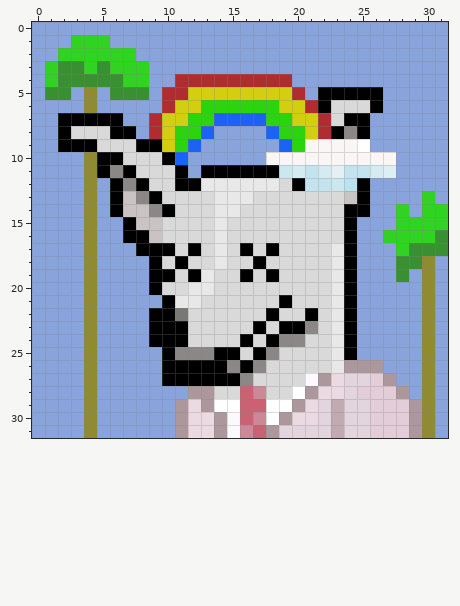
A pixel-art sprite gets an edit: i/chichis1.png. That is the earlier state.
The file is 32x32 pixels. Colours within 5 levels of each other are drawn and written as one.
The result:
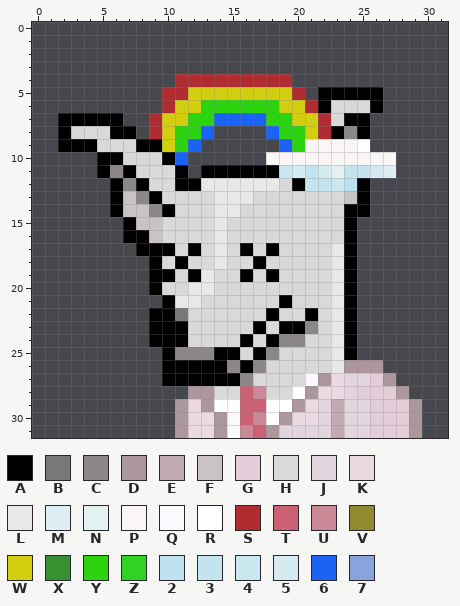
Palette (. is transparent): A #000000  B #787877  C #8b8787  D #ac989c  E #c1aab2  F #c9c3c3  G #e2cdd8  H #d9d9d9  J #e3d5dd  K #ecdae3  L #e8e8e8  M #deeef5  N #e5f0f3  P #f9f6f5  Q #fbf9fe  R #ffffff  S #af2c31  T #ca6273  U #cb8897  V #908b30  W #d3ce0f  X #399030  Y #2cd30f  Z #31d322  2 #bbe2ee  3 #c3e4ee  4 #cbe7ef  5 #d6ebf1  6 #1b63f4  7 #89a4dc
Difference:
@@ x 0..31 @@
- 0 77777777777777777777777777777777
- 1 777ZZZ77777777777777777777777777
- 2 77ZZZZZZ777777777777777777777777
- 3 7ZXXZXZZZ77777777777777777777777
- 4 7ZXXXXXZZ77SSSSSSSSS777777777777
- 5 7XX7V7XXX7SSWWWWWWWWS7AAAAA77777
- 6 7777V77777SWWYYYYYYWWSAHHHA77777
- 7 77AAAAA77SWWYY6666YYWWSHAA777777
- 8 77AHHHAA7SWYY677776YYWSACA777777
- 9 77AAAHHHAAWY67777776YPPPPR777777
-10 7777VAAHHHA6777777PPPPPPPPPP7777
-11 7777VACAHHHA7AAAAAA4535N335M7777
-12 7777V7ACAHHAALLLLLLHA3342A777777
-13 7777V7AFCAHHHHLLLHHHHHHHFA7777Z7
-14 7777V7AFFCAHHHLLHHHHHHHHAA77Z7ZZ
-15 7777V77AFFHHHHLHHHHHHHHHA777ZZZZ
-16 7777V77AAFHHHHLHHHHHHHHHA77ZZZZX
-17 7777V777AAAHAHLHAHAHHHHLA777ZXXX
-18 7777V7777AHAHHLHHAHHHHHLA777XXV7
-19 7777V7777AAHALHHAHAHHHHLA777X7V7
-20 7777V7777AHHLLHHHHHHHHHLA77777V7
-21 7777V77777ALLHHHHHHAHHHLA77777V7
-22 7777V7777AABHHHHHHAHHAHLA77777V7
-23 7777V7777AAAHHHHHAHAACHLA77777V7
-24 7777V7777AAAHHHHAHACCHHLA77777V7
-25 7777V77777ACCCAAHACHHHHLA77777V7
-26 7777V77777AAAAACACHHHHHLDDD777V7
-27 7777V77777AAAAAACHHHHQDKJJGD77V7
-28 7777V7777777DDHHTUHHRDKKJGGGD7V7
-29 7777V777777DKDRRTTRRDKJEJJGGGDV7
-30 7777V777777DKKDQTURDKKJEJJGGGDV7
-31 7777V777777DKKDQUTDJJJJEJJGGGDV7
+ 0 ................................
+ 1 ................................
+ 2 ................................
+ 3 ................................
+ 4 ...........SSSSSSSSS............
+ 5 ..........SSWWWWWWWWS.AAAAA.....
+ 6 ..........SWWYYYYYYWWSAHHHA.....
+ 7 ..AAAAA..SWWYY6666YYWWSHAA......
+ 8 ..AHHHAA.SWYY6....6YYWSACA......
+ 9 ..AAAHHHAAWY6......6YPPPPR......
+10 .....AAHHHA6......PPPPPPPPPP....
+11 .....ACAHHHA.AAAAAA4535N335M....
+12 ......ACAHHAALLLLLLHA3342A......
+13 ......AFCAHHHHLLLHHHHHHHFA......
+14 ......AFFCAHHHLLHHHHHHHHAA......
+15 .......AFFHHHHLHHHHHHHHHA.......
+16 .......AAFHHHHLHHHHHHHHHA.......
+17 ........AAAHAHLHAHAHHHHLA.......
+18 .........AHAHHLHHAHHHHHLA.......
+19 .........AAHALHHAHAHHHHLA.......
+20 .........AHHLLHHHHHHHHHLA.......
+21 ..........ALLHHHHHHAHHHLA.......
+22 .........AABHHHHHHAHHAHLA.......
+23 .........AAAHHHHHAHAACHLA.......
+24 .........AAAHHHHAHACCHHLA.......
+25 ..........ACCCAAHACHHHHLA.......
+26 ..........AAAAACACHHHHHLDDD.....
+27 ..........AAAAAACHHHHQDKJJGD....
+28 ............DDHHTUHHRDKKJGGGD...
+29 ...........DKDRRTTRRDKJEJJGGGD..
+30 ...........DKKDQTURDKKJEJJGGGD..
+31 ...........DKKDQUTDJJJJEJJGGGD..
